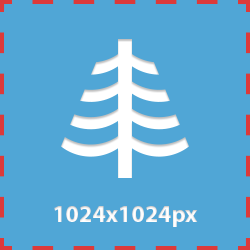
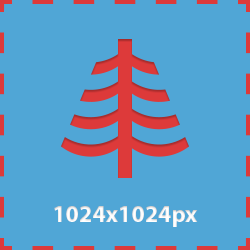
The second 250x250 image is a revision of the first. Changes to its layers:
added group "Icon" with 3 layers above "Слой 1" over left=61, top=39, right=189, bottom=178
moved "Слой 4" (2nd of 2, in "Icon") into group "Icon" over left=61, top=39, right=189, bottom=178
moved "Слой 3" (2nd of 2, in "Icon") into group "Icon" over left=61, top=39, right=189, bottom=178
